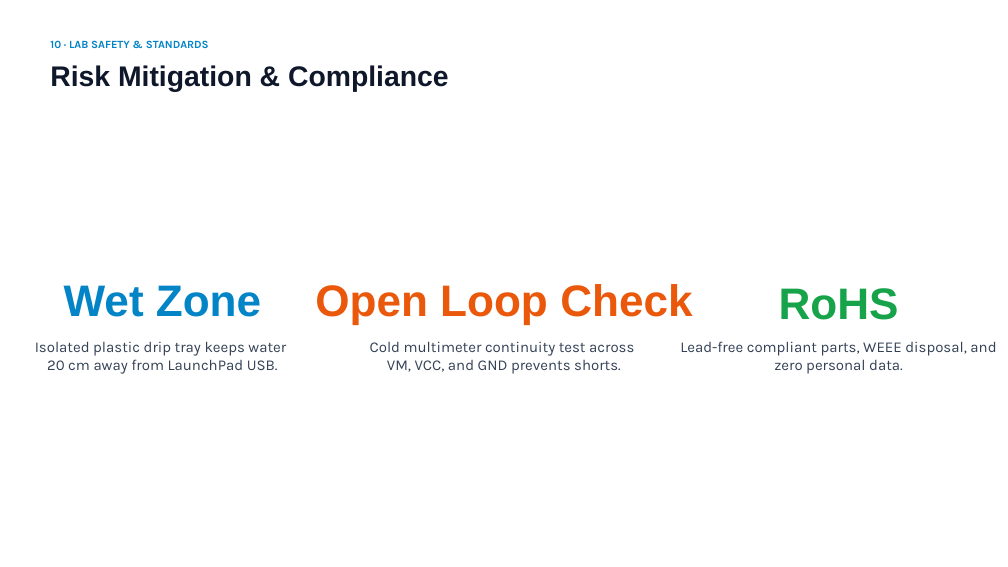
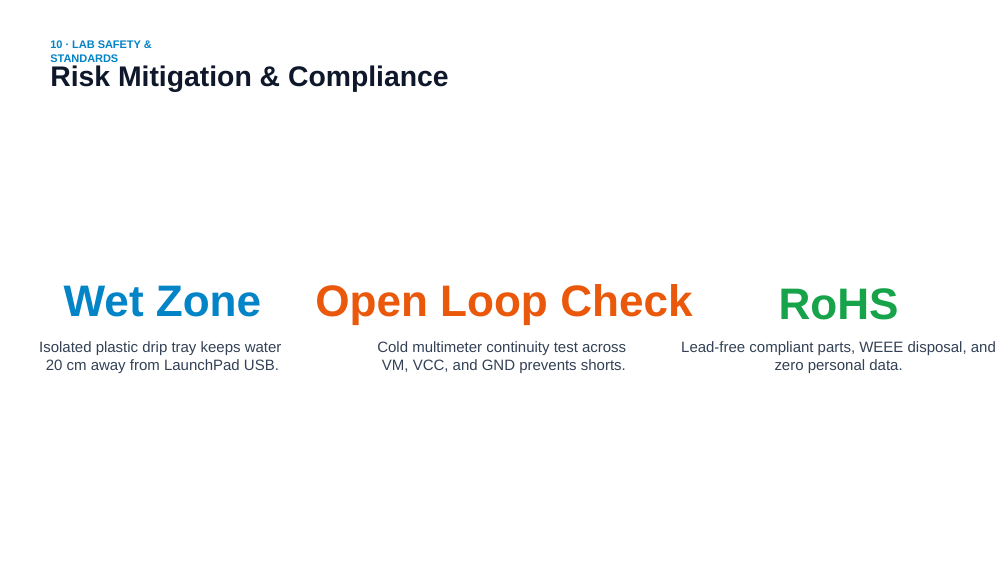
Before and after one commit to daviz04/L7_Project, a slide deck: slide 11 of Automated Liquid Cooling & Leak Detection Presentation.pptx. Drawn at 1008x567 pixels with LibreOffice and Linux fonts; fonts in the diff are those of the drawing. Boxes give left, top, right and bottom in pixels: in the first picture for what was removed or moved away, otherwise in the second. Text is boxed around its words. In the diff, an @@ line names an element or a change of style, - is before the commit and + after.

```diff
--- a/Automated Liquid Cooling & Leak Detection Presentation.pptx
+++ b/Automated Liquid Cooling & Leak Detection Presentation.pptx
@@ font Karla to Arial in 4 elements at bbox=[39, 341, 282, 373], bbox=[377, 341, 626, 373], bbox=[681, 341, 996, 373], bbox=[50, 40, 141, 62] @@
```
Also in this commit, not shown: 11 other slides changed, 2 other files.
